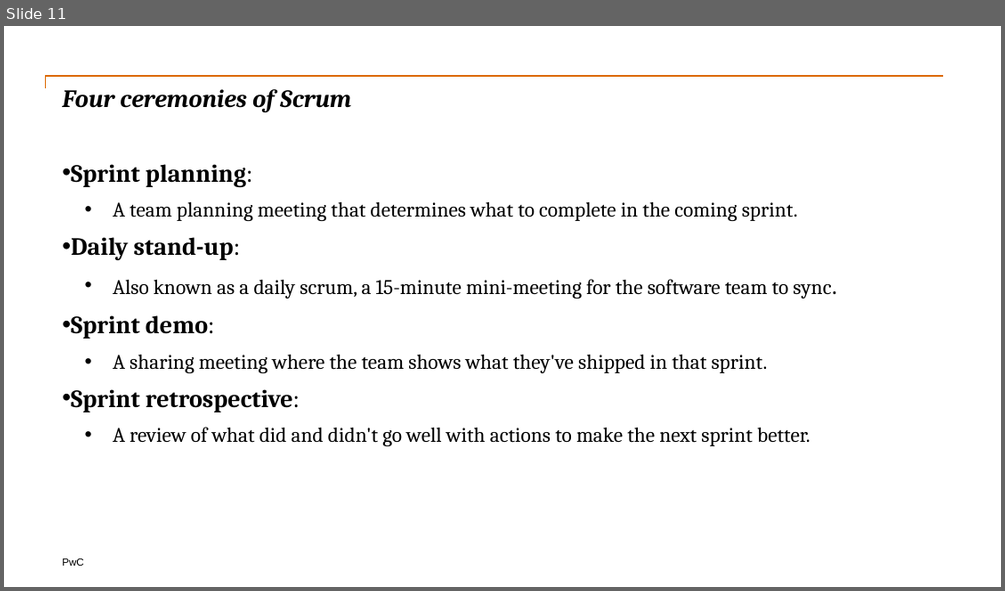
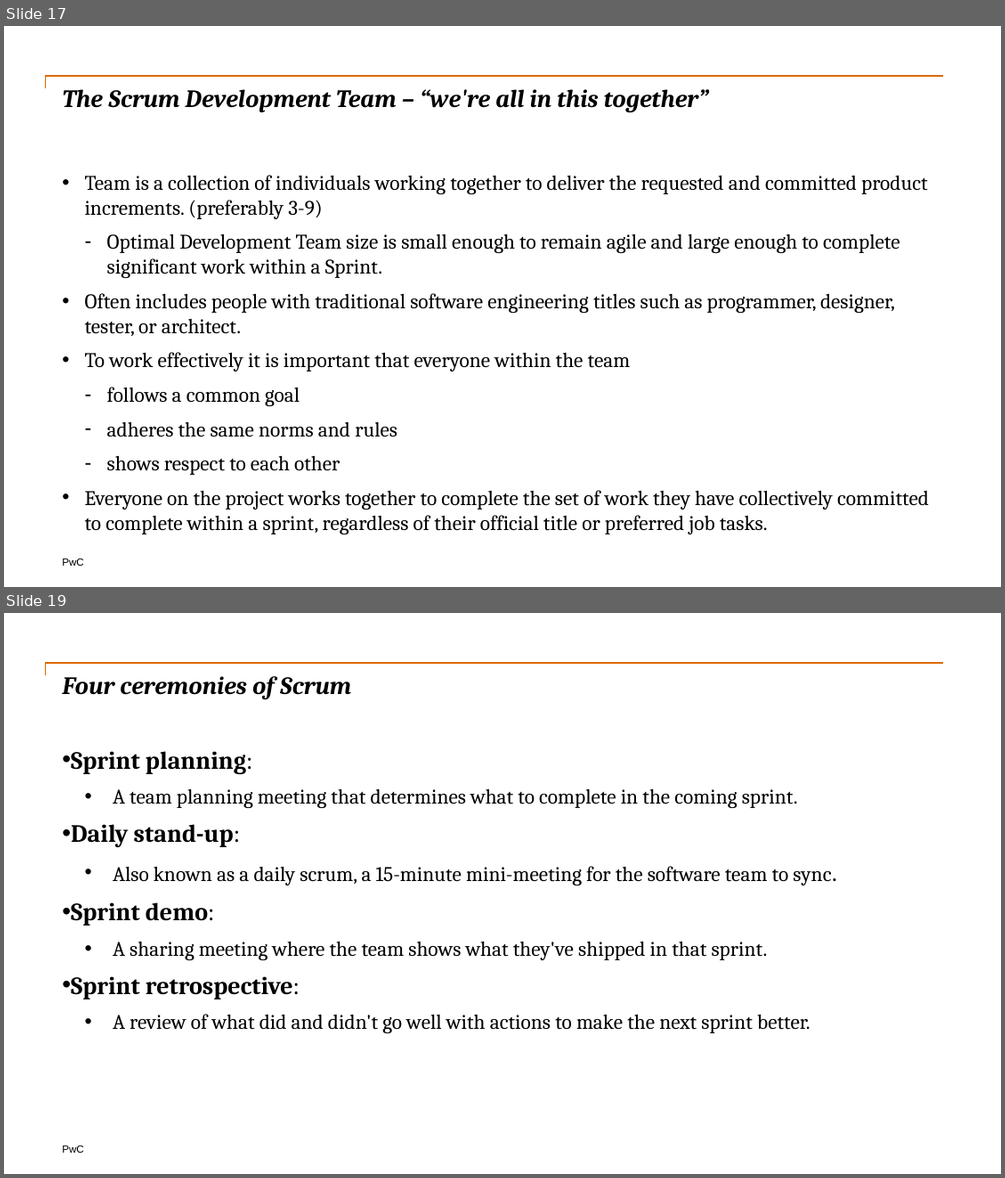
Before and after one commit to nadee158/reference_docs, a slide deck: doc/scrum_introduction.pptx. Shown one above the other, each under a label of ours: slide 11 before the commit, slides 17 and 19 after it; the slides between them are not shown. The pictures are 1005x591 and 1005x1178 pixels, drawn with LibreOffice and Linux fonts; fonts in the diff are those of the drawing. Boxes give left, top, right and bottom in pixels: in the first picture for what was removed or moved away, otherwise in the second. Text is boxed around its words. In the diff, an @@ line names an element or a change of style, - is before the commit and + after.

```diff
--- a/doc/scrum_introduction.pptx
+++ b/doc/scrum_introduction.pptx
@@ slide 17 added at box(4, 26, 1001, 587), background #FFFFFF; not listed: 2 template elements that a slide beside it also shows @@
@@ title added at box(62, 89, 709, 112), 24 pt, text #000000, bold, italic @@
+The Scrum Development Team – “we're all in this together”
@@ text added at box(85, 175, 929, 534), 20 pt, text #000000 @@
+  • Team is a collection of individuals working together to deliver the requested and committed product increments. (preferably 3-9)
+    – Optimal Development Team size is small enough to remain agile and large enough to complete significant work within a Sprint.
+  • Often includes people with traditional software engineering titles such as programmer, designer, tester, or architect.
+  • To work effectively it is important that everyone within the team
+    – follows a common goal
+    – adheres the same norms and rules
+    – shows respect to each other
+  • Everyone on the project works together to complete the set of work they have collectively committed to complete within a sprint, regardless of their official title or preferred job tasks.
@@ what was slide 11 is now slide 19 @@
```
Also in this commit, not shown: 15 slides changed, 14 other slides added, 2 other files.
